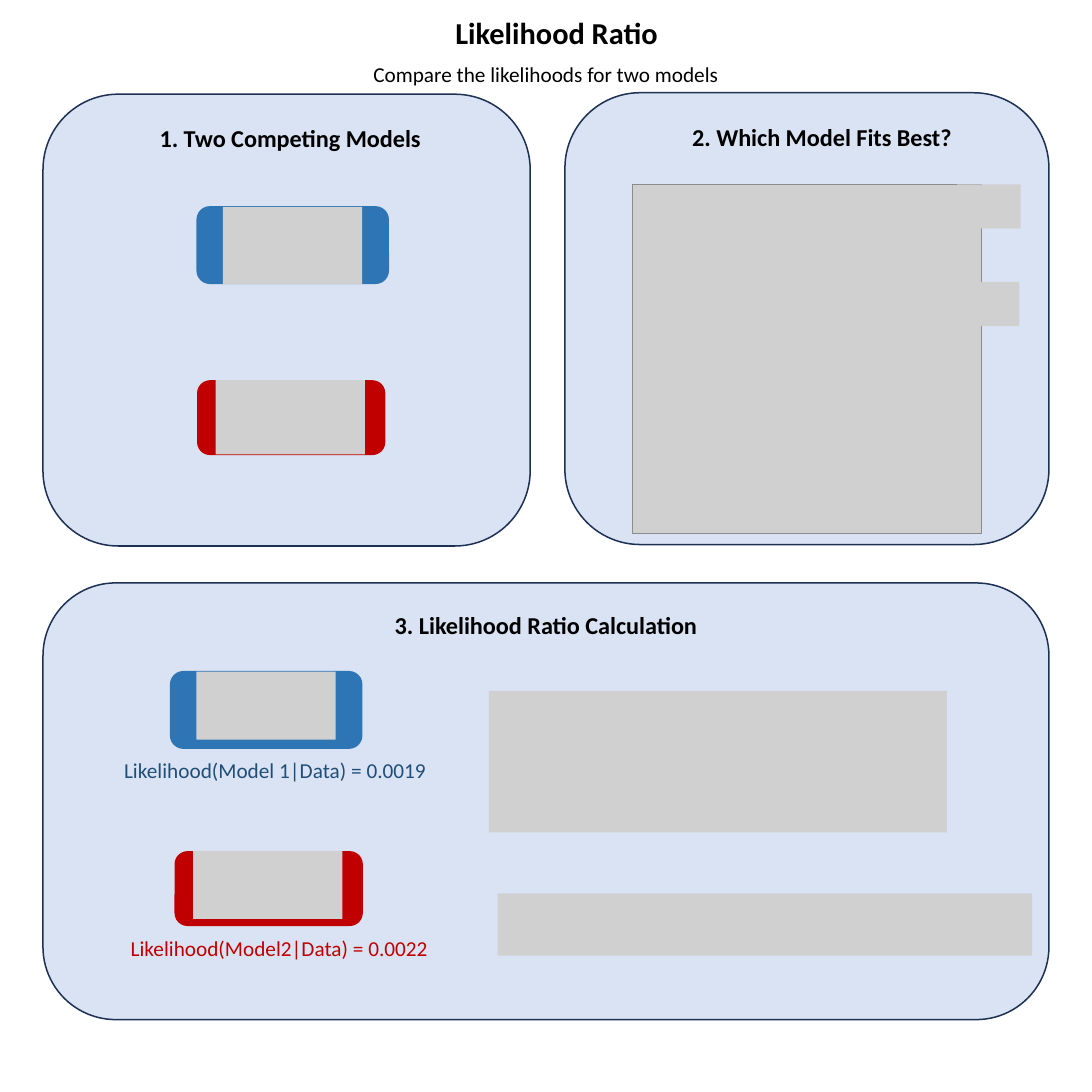
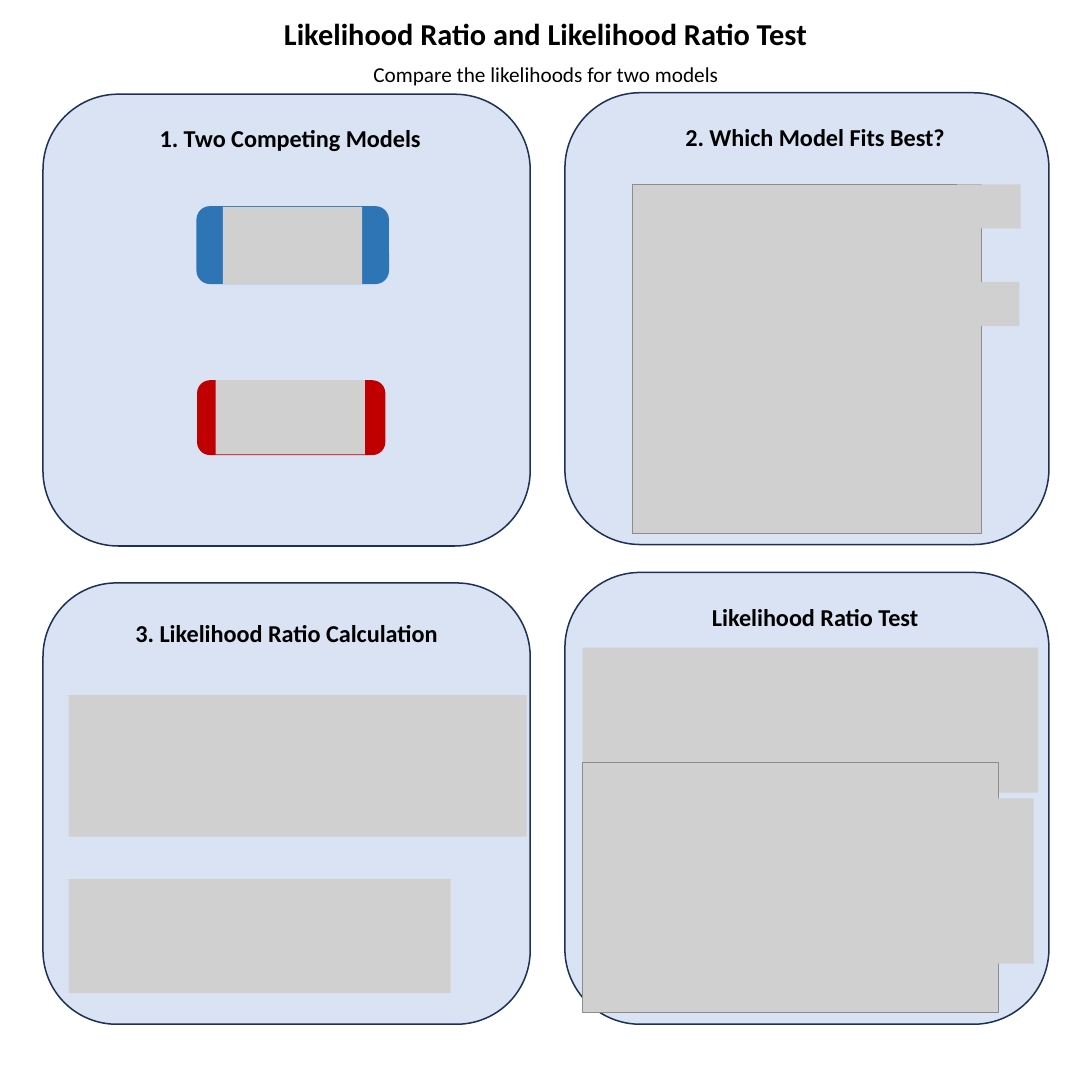
Before and after one commit to StatFunGen/statgen-prerequisites, a slide deck: slide 21 of graphical_summary/slides.pptx. Drawn at 1092x1092 pixels with LibreOffice and Linux fonts; fonts in the diff are those of the drawing; grey boxes stand for pictures. Boxes give left, top, right and bottom in pixels: in the first picture for what was removed or moved away, otherwise in the second. Text is boxed around its words. In the diff, an @@ line names an element or a change of style, - is before the commit and + after.

Commit message:
fix likelihood section notebooks

```diff
--- a/graphical_summary/slides.pptx
+++ b/graphical_summary/slides.pptx
@@ text at [284, 23, 807, 46]: text changed @@
-Likelihood Ratio
+Likelihood Ratio and Likelihood Ratio Test
@@ text "2. Which Model Fits Best?": place and size @@
-text "2. Which Model Fits Best?" at [692, 129, 952, 146]
+text "2. Which Model Fits Best?" at [685, 129, 945, 146]
@@ rounded rectangle: place and size @@
-rounded rectangle at [43, 583, 1048, 1020]
+rounded rectangle at [43, 583, 530, 1024]
@@ rounded rectangle added at [565, 572, 1048, 1024], fill #DAE3F3, outline #1E3256 1 pt @@
@@ text "3. Likelihood Ratio Calculation": place and size @@
-text "3. Likelihood Ratio Calculation" at [395, 617, 697, 634]
+text "3. Likelihood Ratio Calculation" at [135, 625, 438, 642]
@@ text added at [712, 609, 918, 626], 16 pt, text #000000, bold @@
+Likelihood Ratio Test
@@ picture added at [583, 648, 1038, 793] @@
@@ rounded rectangle removed at [170, 672, 361, 748] @@
@@ picture removed at [197, 672, 336, 739] @@
@@ picture added at [69, 696, 526, 838] @@
@@ picture removed at [489, 691, 947, 833] @@
@@ text removed at [124, 762, 426, 782] @@
-Likelihood(Model 1|Data) = 0.0019
@@ picture added at [583, 762, 999, 1012] @@
@@ picture added at [767, 798, 1034, 963] @@
@@ rounded rectangle removed at [176, 852, 363, 925] @@
@@ picture removed at [193, 851, 343, 918] @@
@@ picture added at [69, 879, 451, 993] @@
@@ picture removed at [498, 893, 1032, 956] @@
@@ text removed at [131, 940, 427, 960] @@
-Likelihood(Model2|Data) = 0.0022
```
Also in this commit, not shown: 1 slide removed, 15 other files.
